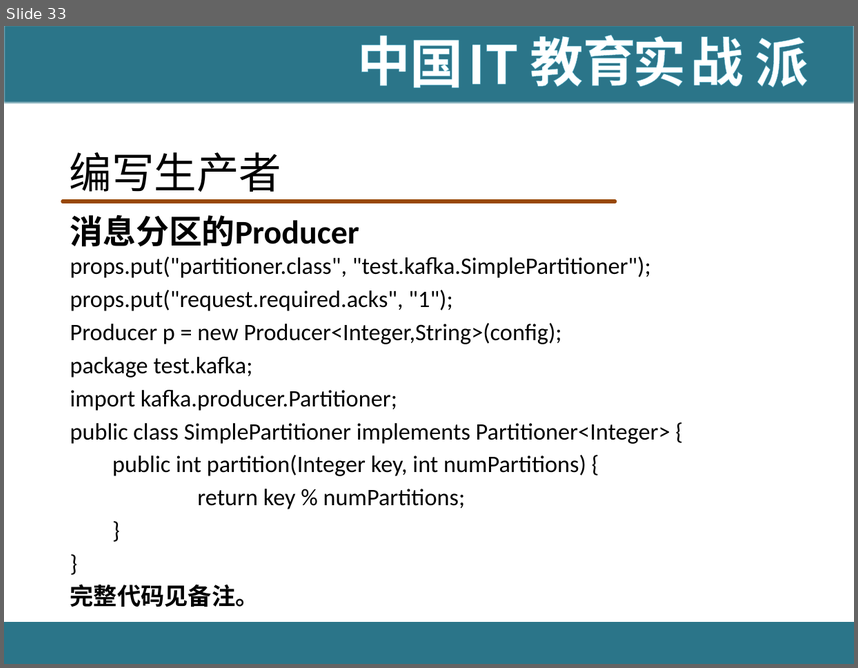
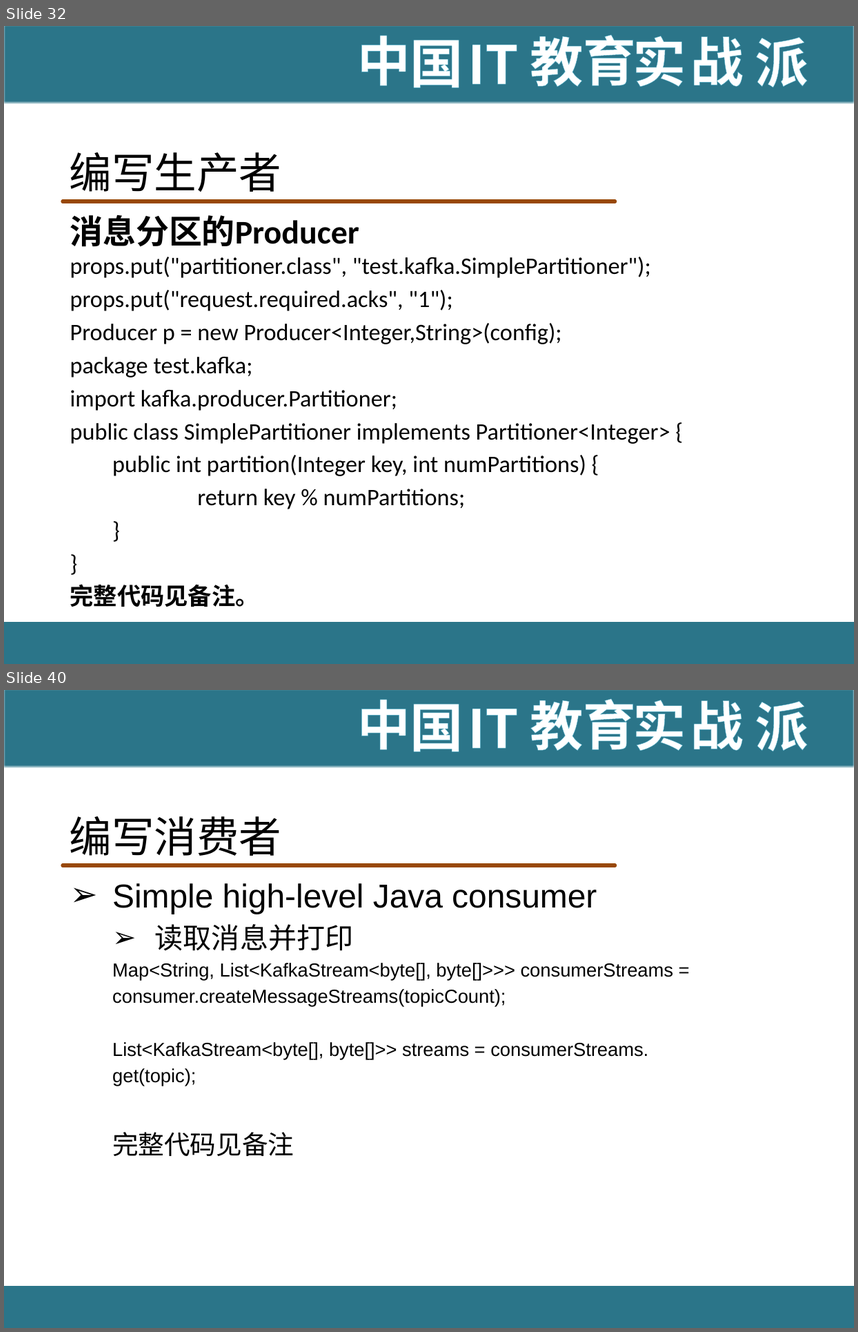
Before and after one commit to hanningxiao/BigData, a slide deck: [IT18掌www.it18zhang.com]Kafka.pptx. Shown one above the other, each under a label of ours: slide 33 before the commit, slides 32 and 40 after it; the slides between them are not shown. The pictures are 858x668 and 858x1332 pixels, drawn with LibreOffice and Linux fonts; fonts in the diff are those of the drawing; background and template pictures are left out. Boxes give left, top, right and bottom in pixels: in the first picture for what was removed or moved away, otherwise in the second. Text is boxed around its words. In the diff, an @@ line names an element or a change of style, - is before the commit and + after.

Commit message:
kafka

```diff
--- a/[IT18掌www.it18zhang.com]Kafka.pptx
+++ b/[IT18掌www.it18zhang.com]Kafka.pptx
@@ slide 40 added at box(4, 690, 854, 1328), background #FFFFFF; not listed: 11 template elements that a slide beside it also shows @@
@@ title added at box(70, 816, 282, 856), 36 pt, text #000000 @@
+编写消费者
@@ text added at box(112, 883, 674, 1156), 16 pt, text #000000 @@
+➢ Simple high-level Java consumer
+  ➢ 读取消息并打印
+  Map<String, List<KafkaStream<byte[], byte[]>>> consumerStreams =
+  consumer.createMessageStreams(topicCount);
+  List<KafkaStream<byte[], byte[]>> streams = consumerStreams.
+  get(topic);
+  完整代码见备注
@@ what was slide 33 is now slide 32 @@
```
Also in this commit, not shown: 23 other slides added, 1 slide removed.
